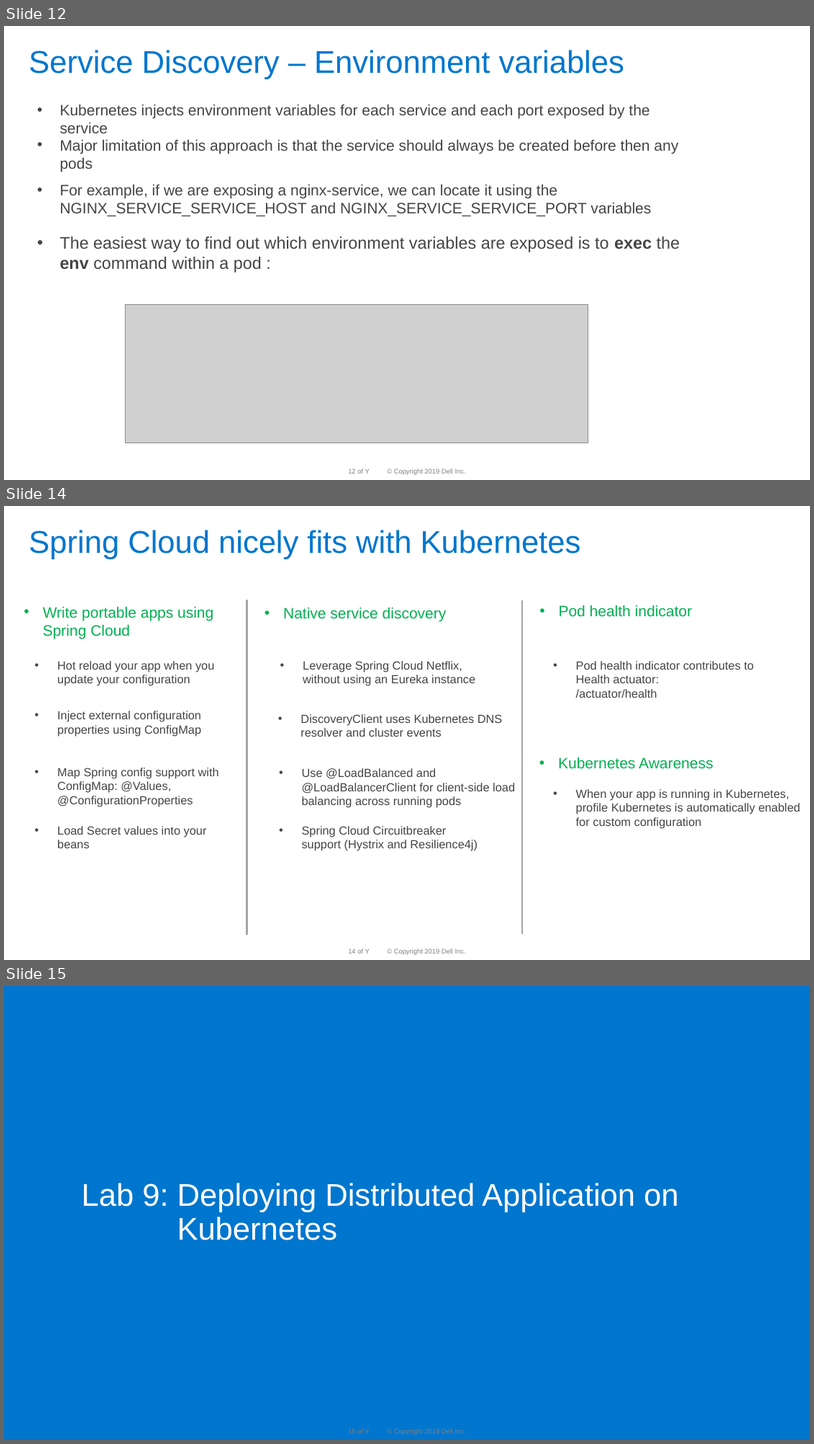
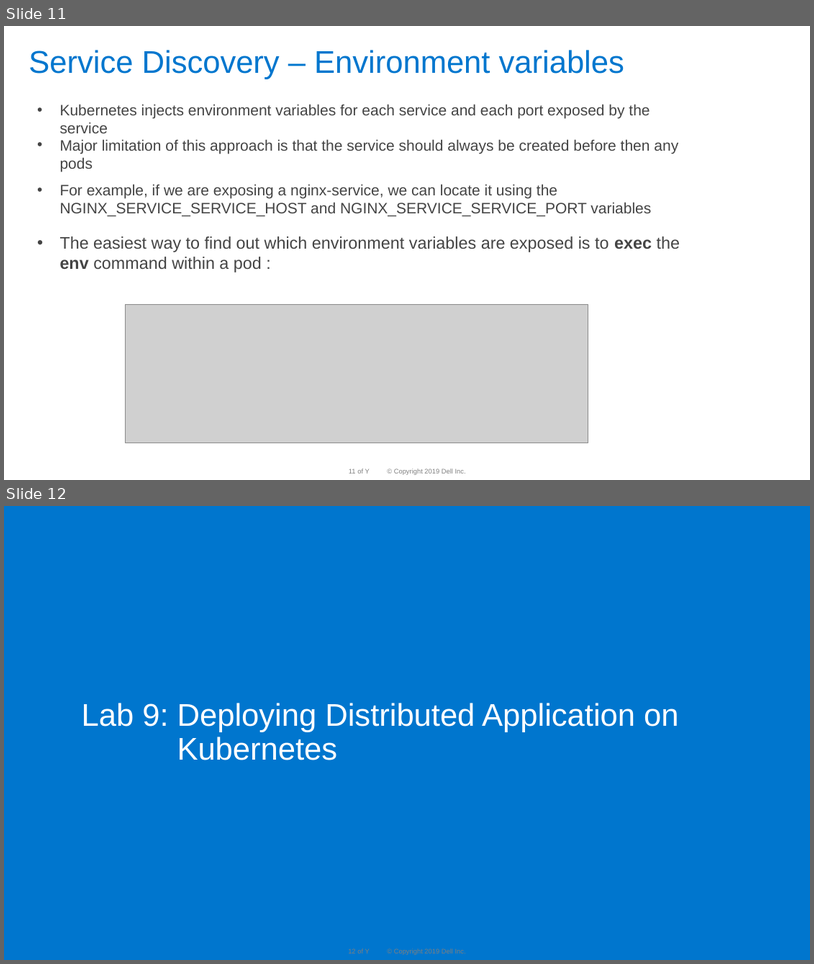
Before and after one commit to dteskubernetesworkshop/spring-boot-k8s-workshop, a slide deck: slides/k8 workshop deck-Day-3 -v 1.0.pptx. Shown one above the other, each under a label of ours: slides 12, 14 and 15 before the commit, slides 11 and 12 after it; the slides between them are not shown. The pictures are 814x1444 and 814x964 pixels, drawn with LibreOffice and Linux fonts; fonts in the diff are those of the drawing; grey boxes stand for pictures; background and template pictures are left out. Boxes give left, top, right and bottom in pixels: in the first picture for what was removed or moved away, otherwise in the second. Text is boxed around its words. In the diff, an @@ line names an element or a change of style, - is before the commit and + after.

```diff
--- a/slides/k8 workshop deck-Day-3 -v 1.0.pptx
+++ b/slides/k8 workshop deck-Day-3 -v 1.0.pptx
@@ slide 14 removed at [4,506,810,960], background #FFFFFF; not listed: 3 template elements that a slide beside it also shows @@
@@ title removed at [28,530,581,559] @@
-Spring Cloud nicely fits with Kubernetes
@@ text removed at [43,606,214,638] @@
-• Write portable apps using Spring Cloud
@@ line removed from (247, 600) to (247, 934) @@
@@ text removed at [283,607,447,621] @@
-• Native service discovery
@@ line removed from (522, 600) to (522, 934) @@
@@ text removed at [559,605,692,617] @@
-• Pod health indicator
@@ text removed at [57,661,214,686] @@
-• Hot reload your app when you
-  update your configuration
@@ text removed at [303,661,476,686] @@
-• Leverage Spring Cloud Netflix,
-  without using an Eureka instance
@@ text removed at [576,661,754,698] @@
-• Pod health indicator contributes to
-  Health actuator:
-  /actuator/health
@@ text removed at [57,710,201,736] @@
-• Inject external configuration
-  properties using ConfigMap
@@ text removed at [301,714,503,736] @@
-• DiscoveryClient uses Kubernetes DNS resolver and cluster events
@@ text removed at [558,757,713,769] @@
-• Kubernetes Awareness
@@ text removed at [57,767,219,807] @@
-• Map Spring config support with
-  ConfigMap: @Values,
-  @ConfigurationProperties
@@ text removed at [302,768,515,808] @@
-• Use @LoadBalanced and
-  @LoadBalancerClient for client-side load
-  balancing across running pods
@@ text removed at [576,789,800,829] @@
-• When your app is running in Kubernetes,
-  profile Kubernetes is automatically enabled
-  for custom configuration
@@ text removed at [57,826,207,848] @@
-• Load Secret values into your
-  beans
@@ text removed at [302,826,478,851] @@
-• Spring Cloud Circuitbreaker
-  support (Hystrix and Resilience4j)
@@ what was slide 12 is now slide 11 @@
@@ page number at [349,468,356,473]: text changed @@
-12
+11
@@ what was slide 15 is now slide 12 @@
@@ page number at [348,948,355,953]: text changed @@
-15
+12
```
Also in this commit, not shown: 2 other slides removed, 1 other file.
